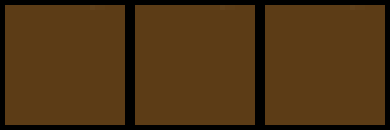
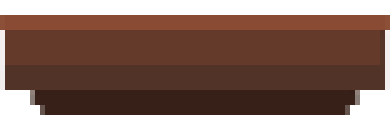
The second w=390, h=130 image is a revision of the first. Changes to its layers:
added layer "Layer 2" above "Layer 1" over 0, 15, 390, 115
hid "Layer 1" over 0, 0, 390, 130
